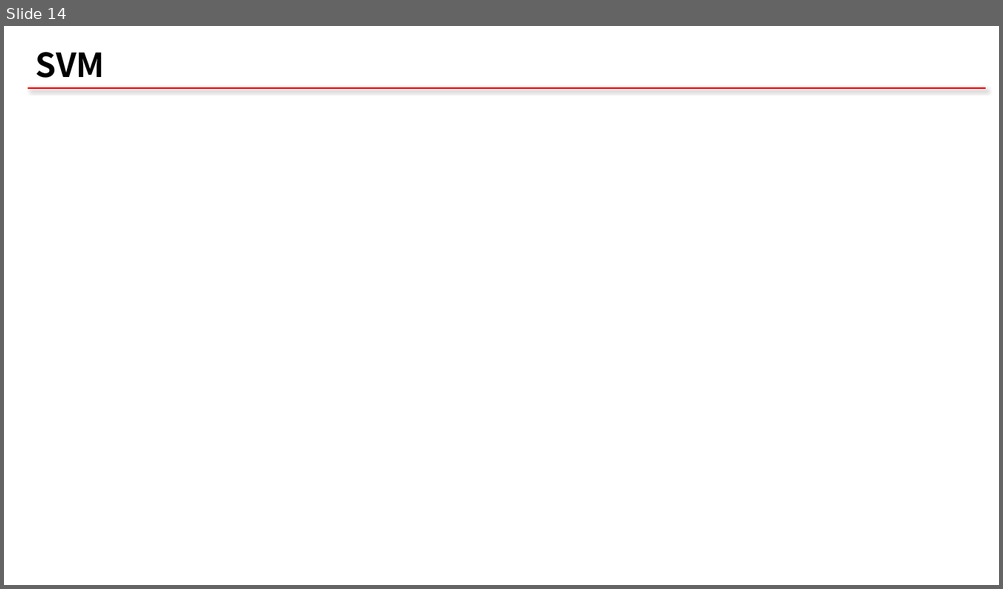
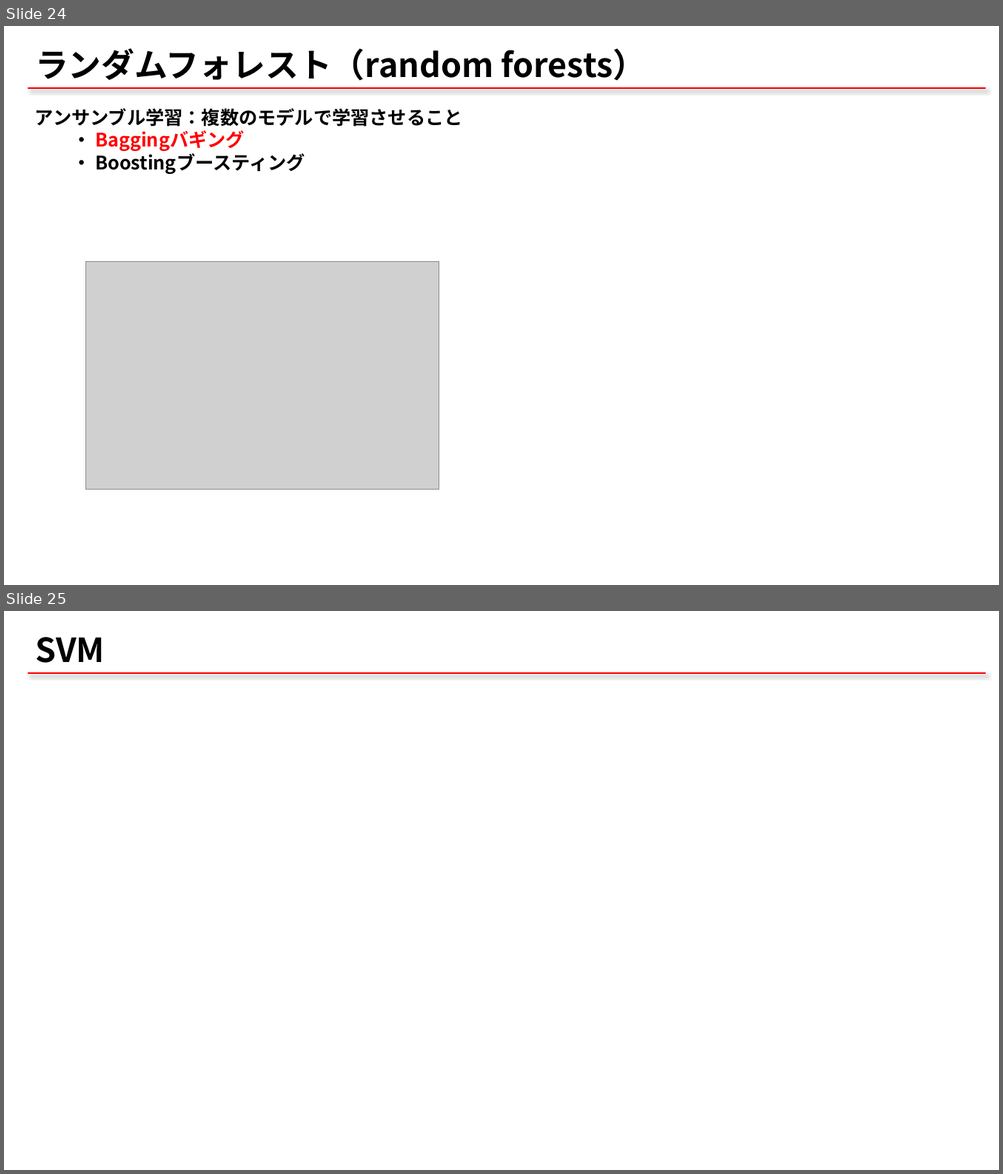
Before and after one commit to qqinxl2015/machine-learning-basic, a slide deck: 00_ML_start.pptx. Shown one above the other, each under a label of ours: slide 14 before the commit, slides 24 and 25 after it. The pictures are 1003x589 and 1003x1174 pixels, drawn with LibreOffice and Linux fonts; fonts in the diff are those of the drawing; grey boxes stand for pictures. Boxes give left, top, right and bottom in pixels: in the first picture for what was removed or moved away, otherwise in the second. Text is boxed around its words. In the diff, an @@ line names an element or a change of style, - is before the commit and + after.

```diff
--- a/00_ML_start.pptx
+++ b/00_ML_start.pptx
@@ slide 24 added at (x1=4, y1=26, x2=999, y2=585), background #FFFFFF; not listed: 1 template element that a slide beside it also shows @@
@@ title added at (x1=35, y1=48, x2=646, y2=81), 32 pt, text #000000, bold @@
+ランダムフォレスト（random forests）
@@ text added at (x1=35, y1=108, x2=463, y2=174), 18 pt, text #000000, bold @@
+アンサンブル学習：複数のモデルで学習させること
+  ・ Baggingバギング
+  ・ Boostingブースティング
@@ picture added at (x1=86, y1=262, x2=439, y2=490) @@
@@ what was slide 14 is now slide 25 @@
```
Also in this commit, not shown: 9 slides changed, 12 other slides added, 1 slide removed, 10 other files.
